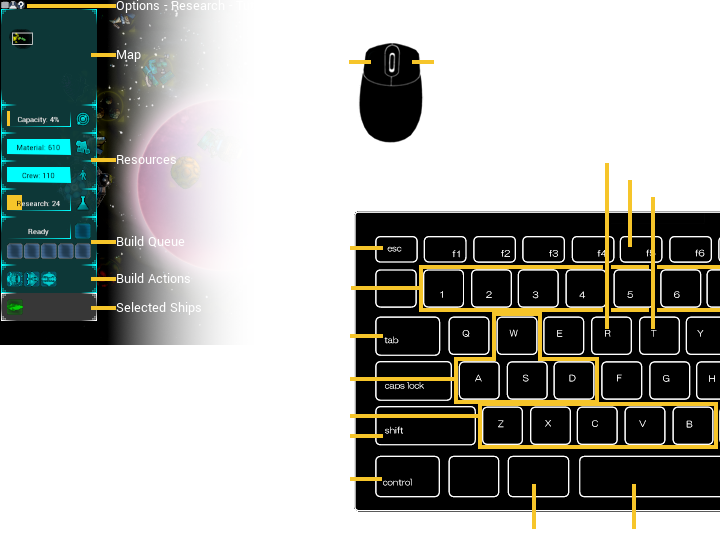
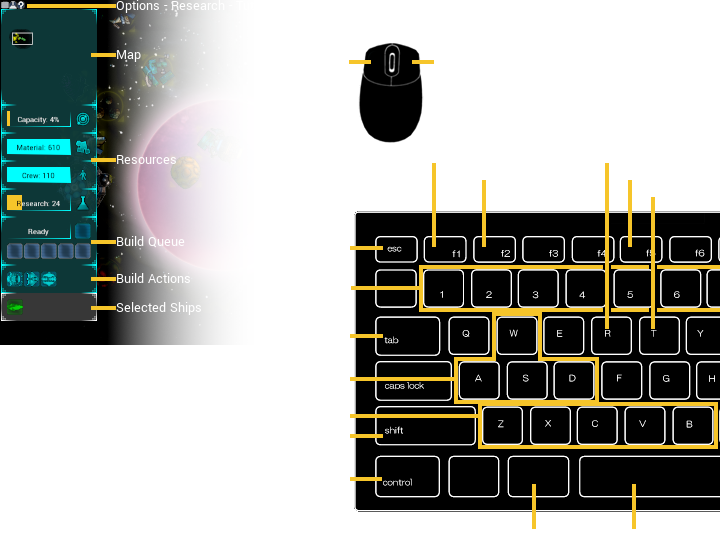
Two versions of the same layered image (w=720, h=560). Layer-by-layer changes:
added layer "Pasted Layer #5" above "Pasted Layer #4" over [482,180,486,247]
added layer "Pasted Layer #4" above "lines" over [432,163,436,247]
